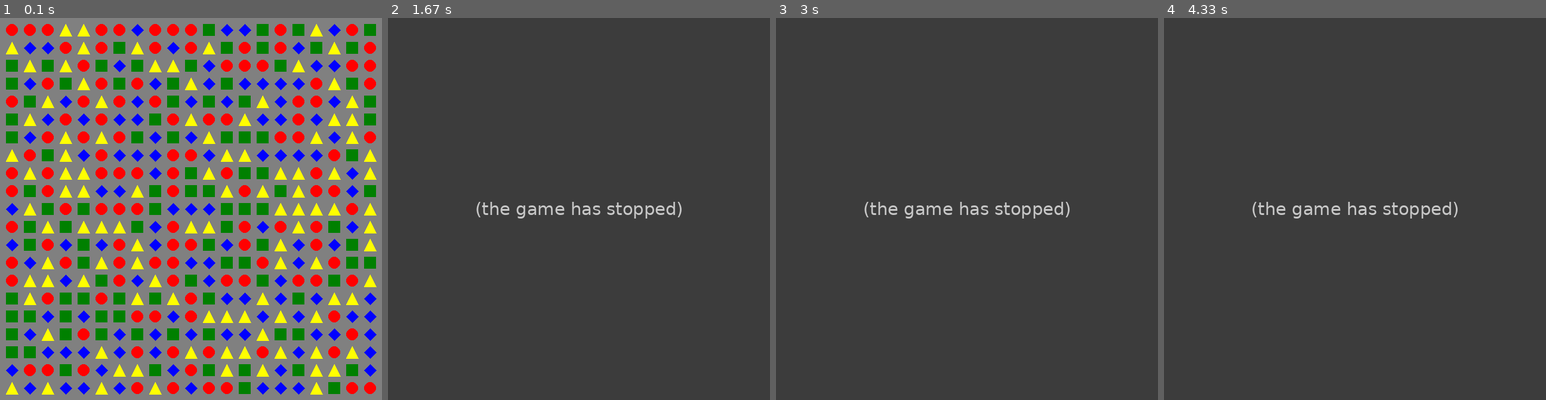
Above: before the commit, frames 1-4 (left to right).
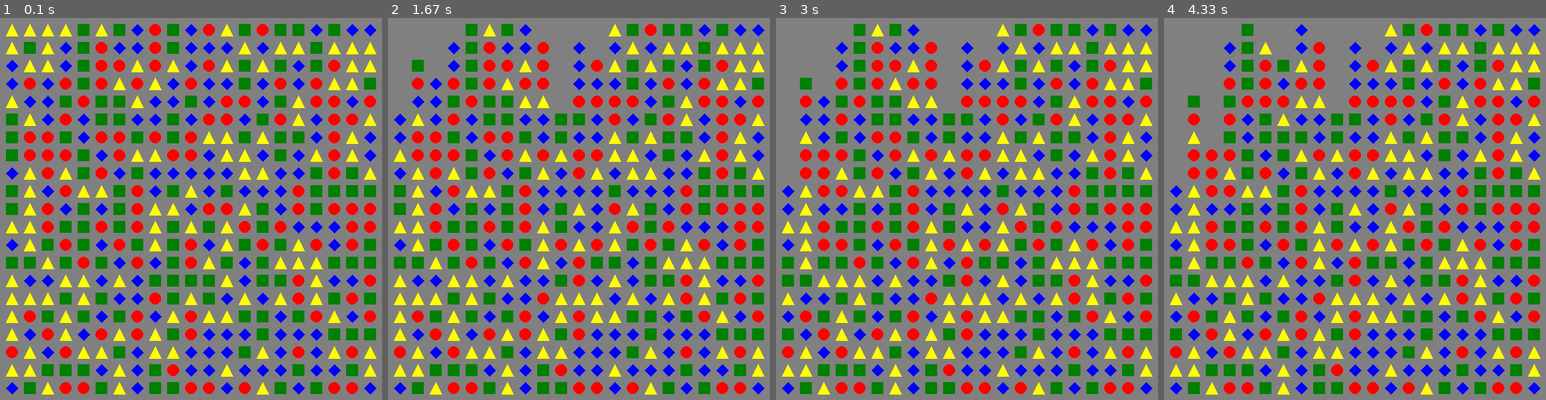
Above: after the commit, the same moments.

Repository: gstotts/pygame_play
Game: pygame game, started from shape_game.py
Same seed, same stepped clock (60 frames per second), same inputs: the game is played once before the commit and once after it.
Inputs (mouse positions are in pixels of both pictures, inside the frame that each line leads up to):
- Up to frame 1 (0.1 s): no input
- Up to frame 2 (1.67 s): click (563, 228) at 0.38 s; click (399, 48) at 0.83 s; click (399, 136) at 1.42 s
- Up to frame 3 (3 s): click (787, 281) at 2.18 s; move the mouse to (875, 132) at 2.67 s
- Up to frame 4 (4.33 s): click (1263, 132) at 3.07 s; click (1194, 121) at 4.05 s

The runs differ from the first frame. In frame 1, 29% of the frame differs, in the area x 1-99%, y 1-99%; in frame 2, 100%, in the area x 0-100%, y 0-100%; in frame 3, 100%; in frame 4, 100%.
Error before the commit: TypeError: object of type 'NoneType' has no len() (shape_game.py line 152); the game stopped at 0.83 s (later frames are placeholders)

Commit message:
Changed set_board function to use built-in numpy functios to build board.

Diff:
--- a/shape_game.py
+++ b/shape_game.py
@@ -39,13 +39,7 @@
     @staticmethod
     def set_random_board():
         """Returns a randomly arranged board based on shapes listed in the ALL_SHAPES constant."""
-        board = []
-        for x in range(BOARD_HEIGHT):
-            column = []
-            for y in range(BOARD_WIDTH):
-                column.append(random.choice(ALL_SHAPES))
-            board.append(column)
-        return numpy.array(board)
+        return numpy.random.randint(len(ALL_SHAPES), size=(BOARD_HEIGHT, BOARD_WIDTH))
 
     def draw_board(self, board):
         """Accepts a 2-d list and returns the graphical representation of the board."""
